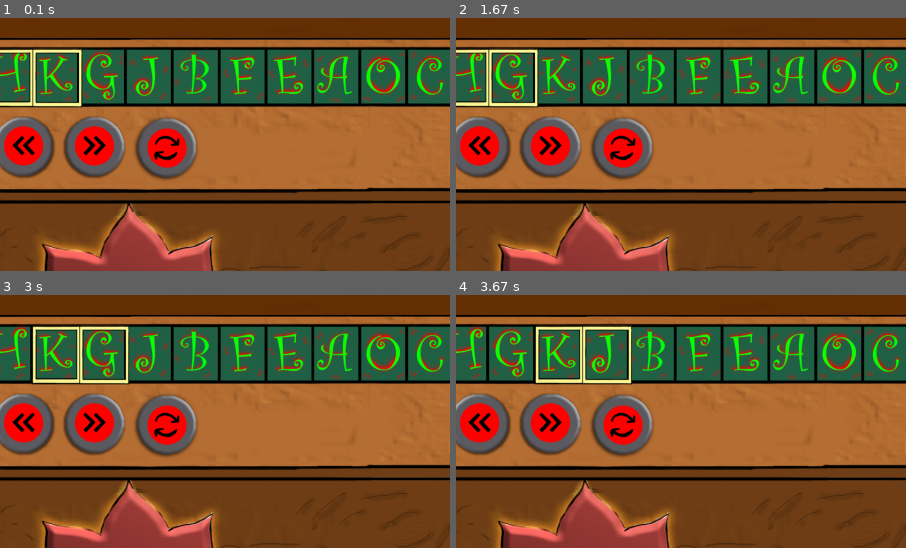
Above: before the commit, frames 1-4 (two rows, left to right).
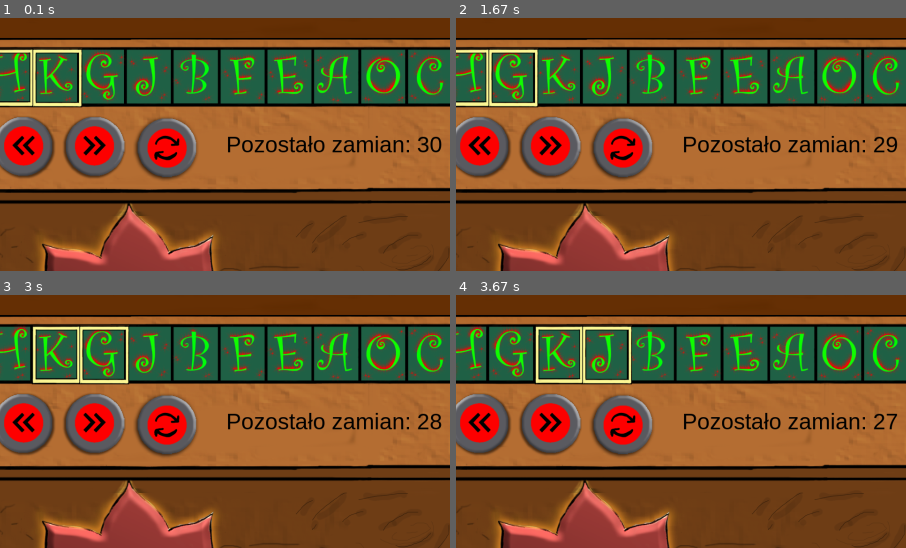
Above: after the commit, the same moments.

Repository: Machina123/PyGameDemo
Game: pygame game, started from main.py
Two runs of this game, one before a commit and one after it. Both use one fixed random seed, a clock stepped at 60 frames per second and the inputs below.
Inputs (mouse positions are % of the whole screen's width and height, from its top left):
- Up to frame 1 (0.1 s): no input
- Up to frame 2 (1.67 s): press the mouse at (40, 36) at 0.37 s; move the mouse to (43, 29) at 0.47 s; release the mouse at (46, 23) at 0.6 s; press the mouse at (48, 37) at 0.7 s; move the mouse to (47, 56) at 0.8 s; release the mouse at (45, 76) at 0.93 s; press the mouse at (32, 36) at 1.03 s; move the mouse to (32, 53) at 1.13 s; release the mouse at (31, 70) at 1.27 s; press the mouse at (32, 36) at 1.37 s; move the mouse to (36, 51) at 1.47 s; release the mouse at (40, 66) at 1.6 s
- Up to frame 3 (3 s): press the mouse at (40, 36) at 1.7 s; move the mouse to (43, 31) at 1.8 s; release the mouse at (46, 26) at 1.93 s; press the mouse at (48, 37) at 2.03 s; move the mouse to (38, 39) at 2.13 s; release the mouse at (28, 42) at 2.27 s; press the mouse at (32, 36) at 2.37 s; move the mouse to (44, 33) at 2.47 s; release the mouse at (56, 30) at 2.6 s; press the mouse at (40, 36) at 2.7 s; move the mouse to (54, 60) at 2.8 s; release the mouse at (68, 83) at 2.93 s
- Up to frame 4 (3.67 s): press the mouse at (48, 37) at 3.03 s; move the mouse to (61, 47) at 3.13 s; release the mouse at (75, 57) at 3.27 s; press the mouse at (40, 36) at 3.37 s; move the mouse to (27, 34) at 3.47 s; release the mouse at (13, 32) at 3.6 s
The pictures show only the part of the screen within x 30-80%, y 11-61%; the shares and areas given below are measured in that part.

The runs differ from the first frame. In frame 1, 1.3% of the frame differs, in the area x 50-99%, y 46-54%; in frame 2, 1.3%; in frame 3, 1.3%; in frame 4, 1.2%.

Commit message:
Game logic finished, needs testing

Diff:
--- a/gamelogic/bubblesort.py
+++ b/gamelogic/bubblesort.py
@@ -4,20 +4,30 @@
         self.word = list(word)
         self.states = dict()
         self.states[0] = ''.join(self.word)
-        self.max_state = len(word) - 1
+        self.max_state = 0
+        self.sorted = None
         self.prepare_states()
 
     def prepare_states(self):
-        curr_state = 1
+        self.experimental_sort()
+
+    def experimental_sort(self):
+        curr_state = 0
         for i in range(len(self.word) - 1):
-            for j in range(i+1, len(self.word), 1):
+            for j in range(len(self.word) - 1):
+                if self.word[j] > self.word[j+1]:
+                    self.word[j], self.word[j+1] = self.word[j+1], self.word[j]
+                    curr_state += 1
+
+        self.max_state = curr_state
+        self.sorted = ''.join(self.word)
+
+    def standard_sort(self):
+        curr_state = 0
+        for i in range(len(self.word) - 1):
+            for j in range(i + 1, len(self.word), 1):
                 if self.word[i] > self.word[j]:
                     self.word[i], self.word[j] = self.word[j], self.word[i]
-            self.states[curr_state] = ''.join(self.word)
-            curr_state += 1
-
-    def match_state(self, needle = ""):
-        for k, v in self.states.items():
-            if needle == v:
-                return k
-        return -1
+                    curr_state += 1
+        self.max_state = curr_state
+        self.sorted = ''.join(self.word)
--- a/gamelogic/constants.py
+++ b/gamelogic/constants.py
@@ -1,20 +1,40 @@
-import os
+import os, pygame
 
 RESOLUTION = (1920,1080)
 WINDOW_TITLE = "Projekt zaliczeniowy"
 TICKRATE = 30
 ALPHABET = "ABCDEFGHJKNOPRSXZ"
+
 LETTER_WIDTH = 100
 LETTER_BEGIN_X = 535
 LETTER_BEGIN_Y = 182
+
 BUTTON_LEFT_POS = (550, 325)
 BUTTON_RIGHT_POS = (700, 325)
 BUTTON_SWAP_POS = (850, 325)
+TEXT_MOVES_LEFT_POS = (1050, 360)
+
 BUTTON_LEFT_ACTION = "left"
 BUTTON_RIGHT_ACTION = "right"
 BUTTON_SWAP_ACTION = "swap"
+
 MOVE_LEFT_ACTION = "l"
 MOVE_RIGHT_ACTION = "r"
 
+COLOR_BLACK = pygame.color.Color("#000000")
+COLOR_WHITE = pygame.color.Color("#ffffff")
+COLOR_GREEN = pygame.color.Color("#00ff00")
+COLOR_RED = pygame.color.Color("#ff0000")
+
+TEXT_MOVES_LEFT = "Pozostało zamian:"
+
+TEXT_WIN = "Wygrana!"
+TEXT_WIN_SUB = "Udało Ci się otworzyć skrzynię!"
+
+TEXT_LOSE = "Przegrana!"
+TEXT_LOSE_SUB = "Nie udało Ci się otworzyć skrzyni w odpowiedniej ilości ruchów!"
+
+TEXT_QUIT_HINT = "Aby wyjść, naciścij ESCAPE"
+
 def get_path(relative_path = ""):
     return os.path.join(os.getcwd(), relative_path)
--- a/gamelogic/gamestate.py
+++ b/gamelogic/gamestate.py
@@ -1,6 +1,7 @@
 from gamelogic.rngsus import RNGsus
 from gamelogic.bubblesort import BubbleSort
 from gamelogic import constants
+import time
 
 class GameState():
 
@@ -9,38 +10,35 @@
         self.__state = word
         self.__sorter = BubbleSort(self.__word)
         self.__curr_state = 0
-        self.__state_progress = dict()
         self.__tickcount = 0
-        self.__init_state_progress()
         self.__frame_pos = 0
-
-    def __init_state_progress(self):
-        self.__state_progress[0] = True
-        for i in range(1, self.__sorter.max_state + 1, 1):
-            self.__state_progress[i] = False
+        self.__finished = False
+        self.__finish_success = False
 
     def _debug(self):
         print(self.__dict__)
 
     def check_state(self):
-        curr_state = self.__sorter.match_state(self.__state)
-        print(curr_state)
-        if curr_state > self.__curr_state:
-            self.__curr_state = curr_state
-            self.__state_progress[curr_state] = True
+        self.__curr_state += 1
+        print(f"{self.__curr_state}/{self.__sorter.max_state}")
+        if self.__curr_state >= self.__sorter.max_state:
+            if self.__state == self.__sorter.sorted:
+                print("wygrana")
+                self.__finish_success = True
+            else:
+                print("nie udało się")
+                self.__finish_success = False
+            self.__finished = True
+
+    def get_moves_left(self):
+        return self.__sorter.max_state - self.__curr_state
 
     def set_state(self, newstate):
         self.__state = newstate
         self.check_state()
 
-    def get_current_state_id(self):
-        return self.__curr_state
-
     def get_starting_word(self):
         return self.__word
-
-    def tick(self):
-        self.__tickcount += 1
 
     def move_frame(self, direction:str):
         if direction == constants.MOVE_LEFT_ACTION:
@@ -62,6 +60,12 @@
         word[self.__frame_pos], word[self.__frame_pos + 1] = word[self.__frame_pos + 1], word[self.__frame_pos]
         self.set_state(''.join(word))
 
+    def is_finished(self):
+        return self.__finished
+
+    def is_successfully_finished(self):
+        return self.__finish_success
+
     @staticmethod
     def initialize():
         return GameState(
--- a/gamelogic/gui.py
+++ b/gamelogic/gui.py
@@ -10,6 +10,11 @@
         self._button_left = ButtonLeft()
         self._button_right = ButtonRight()
         self._button_swap = ButtonSwap()
+        self._winscreen = WinScreen()
+        self._losescreen = LoseScreen()
+        self._winscreen_visible = False
+        self._losescreen_visible = False
+        self._text_swaps_left = None
         self._generate(word)
 
     def _set_letter_positions(self):
@@ -19,7 +24,6 @@
             i += 1
 
     def draw(self, surface):
-        surface.fill(pygame.color.THECOLORS['lightblue'])
         self._backboard.draw(surface)
         self._set_letter_positions()
         for letter in self._letter_sprites:
@@ -28,6 +32,14 @@
         self._button_left.draw(surface)
         self._button_right.draw(surface)
         self._button_swap.draw(surface)
+        if self._winscreen_visible:
+            self._winscreen.draw(surface)
+        elif self._losescreen_visible:
+            self._losescreen.draw(surface)
+        if self._text_swaps_left is not None:
+            text_rect = self._text_swaps_left.get_rect()
+            text_rect.topleft = constants.TEXT_MOVES_LEFT_POS
+            surface.blit(self._text_swaps_left, text_rect)
         pygame.display.flip()
 
     def report_letter_state(self):
@@ -67,6 +79,15 @@
         self._button_right.redraw_not_clicked()
         self._button_left.redraw_not_clicked()
 
+    def draw_win_screen(self):
+        self._winscreen_visible = True
+
+    def draw_lose_screen(self):
+        self._losescreen_visible = True
+
+    def update_swaps_left_text(self, swaps_left):
+        self._text_swaps_left = Text.get_text(constants.TEXT_MOVES_LEFT + " " + str(swaps_left), "Arial", 48)
+
 class Letter(pygame.sprite.Sprite):
     def __init__(self, char=""):
         super().__init__()
@@ -138,7 +159,7 @@
         self.image = GUI.load_image(self._clicked_img_path)
         self.rect = self.image.get_rect()
         x, y = self.initial_pos
-        self.set_pos(x, y)
+        self.set_pos(x-20, y-20)
 
     def redraw_not_clicked(self):
         self.image = GUI.load_image(self._img_path)
@@ -160,3 +181,49 @@
 
     def __init__(self):
         super().__init__("assets/button_O.png","assets/button_O_light.png", constants.BUTTON_SWAP_POS)
+
+class Text:
+
+    @staticmethod
+    def get_text(text, font_name, font_size, colour = constants.COLOR_BLACK, bold = False, italic = False) -> pygame.Surface:
+        pygame.font.init()
+        font_obj = pygame.font.SysFont(font_name, font_size, bold=bold, italic=italic)
+        return font_obj.render(text, True, colour)
+
+class WinScreen(pygame.Surface):
+
+    def __init__(self):
+        self.text1 = Text.get_text(constants.TEXT_WIN, "arial", 48, colour=constants.COLOR_GREEN, bold=True)
+        self.text1_rect = self.text1.get_rect()
+        self.text2 = Text.get_text(constants.TEXT_WIN_SUB, "arial", 36, colour=constants.COLOR_WHITE)
+        self.text2_rect = self.text2.get_rect()
+        self.text3 = Text.get_text(constants.TEXT_QUIT_HINT, "Arial", 36, colour=constants.COLOR_WHITE)
+        self.text3_rect = self.text3.get_rect()
+        self.text1_rect.center = (960, 360)
+        self.text2_rect.center = (960, 480)
+        self.text3_rect.center = (960, 800)
+
+    def draw(self, surface):
+        surface.fill(constants.COLOR_BLACK)
+        surface.blit(self.text1, self.text1_rect)
+        surface.blit(self.text2, self.text2_rect)
+        surface.blit(self.text3, self.text3_rect)
+
+class LoseScreen(pygame.Surface):
+
+    def __init__(self):
+        self.text1 = Text.get_text(constants.TEXT_LOSE, "arial", 48, colour=constants.COLOR_RED, bold=True)
+        self.text1_rect = self.text1.get_rect()
+        self.text2 = Text.get_text(constants.TEXT_LOSE_SUB, "arial", 36, colour=constants.COLOR_WHITE)
+        self.text2_rect = self.text2.get_rect()
+        self.text3 = Text.get_text(constants.TEXT_QUIT_HINT, "Arial", 36, colour=constants.COLOR_WHITE)
+        self.text3_rect = self.text3.get_rect()
+        self.text1_rect.center = (960, 360)
+        self.text2_rect.center = (960, 480)
+        self.text3_rect.center = (960, 800)
+
+    def draw(self, surface):
+        surface.fill(constants.COLOR_BLACK)
+        surface.blit(self.text1, self.text1_rect)
+        surface.blit(self.text2, self.text2_rect)
+        surface.blit(self.text3, self.text3_rect)
--- a/main.py
+++ b/main.py
@@ -27,7 +27,6 @@
 def event_handler():
     for event in pygame.event.get():
         if event.type == pygame.MOUSEBUTTONDOWN:
-            print(event)
             if event.button == 1:
                 action = gui.check_click(event.pos)
                 if action == constants.BUTTON_LEFT_ACTION:
@@ -48,13 +47,18 @@
                 sys.exit(0)
 
 def game_loop():
-    gamestate.tick()
     if gui is not None:
         gui.draw(screen)
+        gui.update_swaps_left_text(gamestate.get_moves_left())
 
 prepare_game()
 # main loop
 while(True):
     event_handler()
     game_loop()
+    if gamestate.is_finished():
+        if gamestate.is_successfully_finished():
+            gui.draw_win_screen()
+        else:
+            gui.draw_lose_screen()
     clock.tick(constants.TICKRATE)
